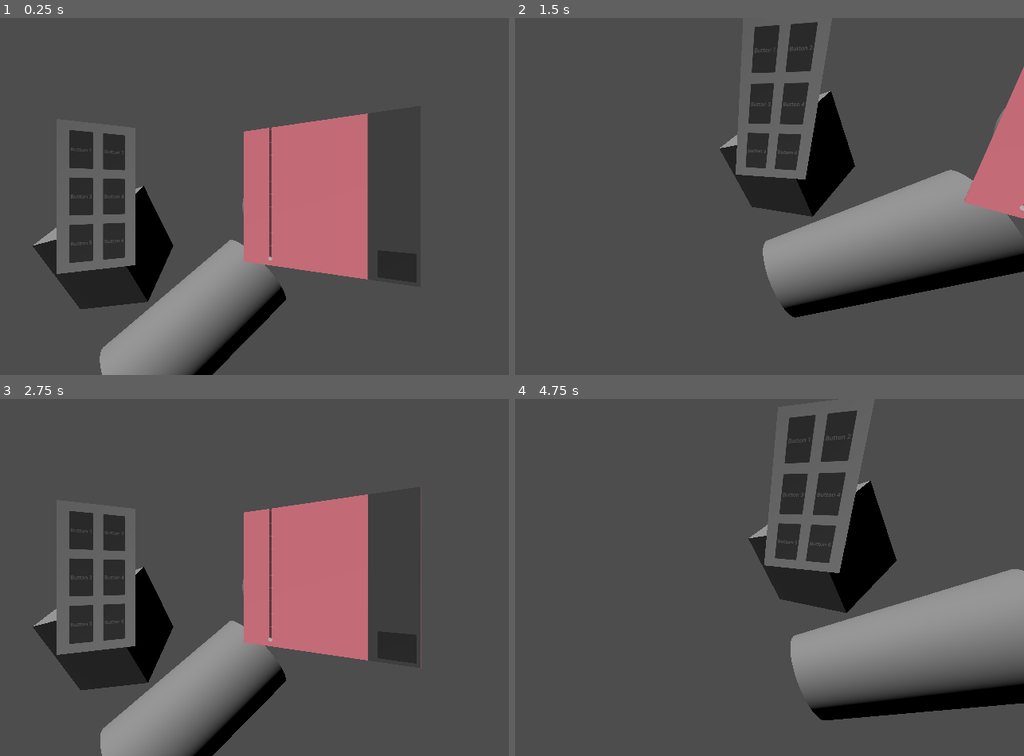
Above: before the commit, frames 1-4 (two rows, left to right).
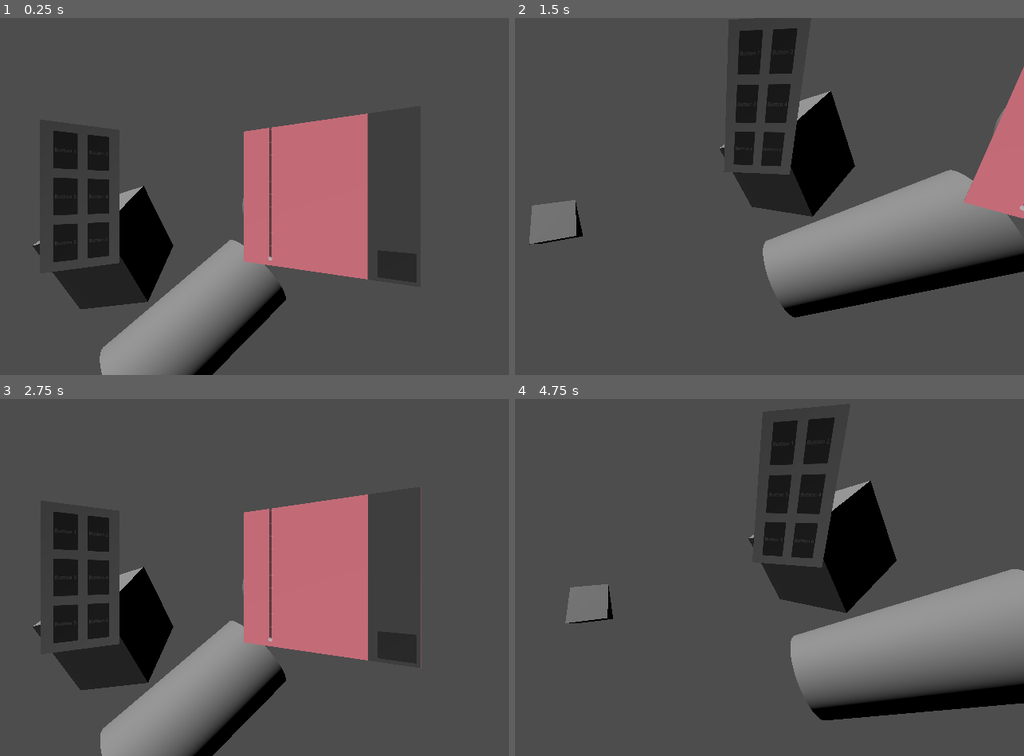
Above: after the commit, the same moments.

Repository: ATTOCORRECT/PianoVirus-ProjectFiles
Game: Godot game, scene res://Scenes/game.tscn
Two runs of this game, one before a commit and one after it. Both use one fixed random seed, a clock stepped at 60 frames per second and the inputs below.
Inputs (mouse positions are in pixels of both pictures, inside the frame that each line leads up to):
- Up to frame 1 (0.25 s): no input
- Up to frame 2 (1.5 s): tap Enter at 0.5 s; move the mouse to (845, 178) at 0.52 s; hold S (look_down) 0.53-1.28 s; click (845, 178) at 0.67 s; move the mouse to (576, 214) at 1.27 s; tap A (look_left) at 1.35 s; click (576, 214) at 1.42 s
- Up to frame 3 (2.75 s): move the mouse to (254, 498) at 2.02 s; hold D (look_right) from 2.03 s (still down); click (254, 498) at 2.17 s
- Up to frame 4 (4.75 s): move the mouse to (672, 648) at 2.77 s; release D (look_right) at 2.78 s; tap W (look_up) at 2.85 s; click (672, 648) at 2.92 s; tap Space at 3.5 s; move the mouse to (896, 631) at 3.52 s; hold S (look_down) 3.53-4.28 s; click (896, 631) at 3.67 s; move the mouse to (outside the picture) at 4.27 s; tap A (look_left) at 4.35 s; click (outside the picture) at 4.42 s

The runs differ from the first frame. In frame 1, 3.8% of the frame differs, in the area x 7-27%, y 28-72%; in frame 2, 5.0%; in frame 3, 3.8%; in frame 4, 5.2%, in the area x 9-68%, y 1-63%.

Commit message:
Animated Panels

Diff:
--- a/just_space_things_godot/Scenes/panel_1.tscn
+++ b/just_space_things_godot/Scenes/Panels/Panel T1/panel_1.tscn
@@ -1,7 +1,7 @@
 [gd_scene load_steps=3 format=3 uid="uid://dupcuybhbdxii"]
 
-[ext_resource type="PackedScene" uid="uid://6cr3iyntwfpf" path="res://Scenes/interactive.tscn" id="1_y7tre"]
-[ext_resource type="PackedScene" uid="uid://c0ouxo6t156h5" path="res://Scenes/test_panel.tscn" id="2_rceg3"]
+[ext_resource type="PackedScene" uid="uid://6cr3iyntwfpf" path="res://Scenes/Panels/Template/interactive_screen.tscn" id="1_y7tre"]
+[ext_resource type="PackedScene" uid="uid://c0ouxo6t156h5" path="res://Scenes/Panels/Panel T1/test_panel.tscn" id="2_rceg3"]
 
 [node name="Panel 1" type="Node3D"]
 
--- a/just_space_things_godot/Scenes/test_panel.tscn
+++ b/just_space_things_godot/Scenes/Panels/Panel T1/test_panel.tscn
@@ -1,8 +1,8 @@
 [gd_scene load_steps=2 format=3 uid="uid://c0ouxo6t156h5"]
 
-[ext_resource type="Script" path="res://Scenes/TestPanel.gd" id="1_7uoif"]
+[ext_resource type="Script" path="res://Scenes/Panels/Panel T1/TestPanel.gd" id="1_7uoif"]
 
-[node name="Test_Panel" type="Control"]
+[node name="Test Panel" type="Control"]
 layout_mode = 3
 anchor_right = 0.444
 anchor_bottom = 0.79
--- a/just_space_things_godot/Scenes/panel_2.tscn
+++ b/just_space_things_godot/Scenes/Panels/Panel T2/panel_2.tscn
@@ -1,7 +1,7 @@
 [gd_scene load_steps=3 format=3 uid="uid://bcqn1sjuldwm"]
 
-[ext_resource type="PackedScene" uid="uid://6cr3iyntwfpf" path="res://Scenes/interactive.tscn" id="1_211oc"]
-[ext_resource type="PackedScene" uid="uid://cnt2umgdl80jo" path="res://Scenes/test_panel_2.tscn" id="2_xq805"]
+[ext_resource type="PackedScene" uid="uid://6cr3iyntwfpf" path="res://Scenes/Panels/Template/interactive_screen.tscn" id="1_211oc"]
+[ext_resource type="PackedScene" uid="uid://cnt2umgdl80jo" path="res://Scenes/Panels/Panel T2/test_panel_2.tscn" id="2_xq805"]
 
 [node name="Panel 2" type="Node3D"]
 
--- a/just_space_things_godot/Scenes/test_panel_2.tscn
+++ b/just_space_things_godot/Scenes/Panels/Panel T2/test_panel_2.tscn
@@ -1,6 +1,6 @@
 [gd_scene load_steps=2 format=3 uid="uid://cnt2umgdl80jo"]
 
-[ext_resource type="Script" path="res://Scenes/test_panel_2.gd" id="1_tb6od"]
+[ext_resource type="Script" path="res://Scenes/Panels/Panel T2/test_panel_2.gd" id="1_tb6od"]
 
 [node name="Test Panel 2" type="Control"]
 layout_mode = 3
--- a/just_space_things_godot/Scenes/interactive.tscn
+++ b/just_space_things_godot/Scenes/Panels/Template/interactive_screen.tscn
@@ -1,6 +1,6 @@
 [gd_scene load_steps=5 format=3 uid="uid://6cr3iyntwfpf"]
 
-[ext_resource type="Script" path="res://Scenes/InteractionController.gd" id="1_a5q61"]
+[ext_resource type="Script" path="res://Scenes/Panels/Template/interactive_screen_controller.gd" id="1_5vuk8"]
 
 [sub_resource type="StandardMaterial3D" id="StandardMaterial3D_pt2g6"]
 resource_local_to_scene = true
@@ -12,8 +12,8 @@
 [sub_resource type="BoxShape3D" id="BoxShape3D_6dqh1"]
 size = Vector3(1, 1, 0.01)
 
-[node name="Interactive" type="Node3D"]
-script = ExtResource("1_a5q61")
+[node name="Interactive Screen" type="Node3D"]
+script = ExtResource("1_5vuk8")
 
 [node name="Display" type="MeshInstance3D" parent="."]
 mesh = SubResource("QuadMesh_g6cqb")
--- a/just_space_things_godot/Scenes/InteractionController.gd
+++ b/just_space_things_godot/Scenes/Panels/Template/interactive_screen_controller.gd
@@ -29,12 +29,6 @@
 	material.albedo_texture = viewport_texture
 
 	display.set_surface_override_material(0,material)
-
-	print_debug(material.is_local_to_scene())
-
-func _process(delta: float) -> void:
-	pass
-
 
 func _unhandled_input(event):
 	var is_mouse_event = false
@@ -99,8 +93,6 @@
 	rayparm.collide_with_bodies = false
 	rayparm.collide_with_areas = true
 
-	#print_debug(camera.project_ray_origin(event_position))
-
 	var result = dss.intersect_ray(rayparm)
 
 
--- a/just_space_things_godot/Scenes/game.tscn
+++ b/just_space_things_godot/Scenes/game.tscn
@@ -1,14 +1,98 @@
-[gd_scene load_steps=7 format=3 uid="uid://bcs17a4kflpae"]
+[gd_scene load_steps=12 format=3 uid="uid://bcs17a4kflpae"]
 
 [ext_resource type="PackedScene" uid="uid://deoqenkjkbrit" path="res://Scenes/Player/player.tscn" id="1_2w8ir"]
-[ext_resource type="PackedScene" uid="uid://dupcuybhbdxii" path="res://Scenes/panel_1.tscn" id="2_4udp5"]
-[ext_resource type="PackedScene" uid="uid://bcqn1sjuldwm" path="res://Scenes/panel_2.tscn" id="3_obg2p"]
+[ext_resource type="PackedScene" uid="uid://dupcuybhbdxii" path="res://Scenes/Panels/Panel T1/panel_1.tscn" id="2_4udp5"]
+[ext_resource type="PackedScene" uid="uid://bcqn1sjuldwm" path="res://Scenes/Panels/Panel T2/panel_2.tscn" id="3_obg2p"]
+[ext_resource type="PackedScene" uid="uid://cm1b0io6v1ino" path="res://interactive_button.tscn" id="4_536go"]
 
 [sub_resource type="CylinderMesh" id="CylinderMesh_wi0oe"]
 
 [sub_resource type="SphereMesh" id="SphereMesh_a7d6c"]
 
 [sub_resource type="BoxMesh" id="BoxMesh_7ssmf"]
+
+[sub_resource type="Animation" id="Animation_4ryi6"]
+resource_name = "Animate_panel_T1"
+loop_mode = 2
+
+[sub_resource type="Animation" id="Animation_qhgsx"]
+length = 0.001
+
+[sub_resource type="Animation" id="Animation_72r7u"]
+resource_name = "new_animation"
+tracks/0/type = "bezier"
+tracks/0/imported = false
+tracks/0/enabled = true
+tracks/0/path = NodePath(".:position:x")
+tracks/0/interp = 1
+tracks/0/loop_wrap = true
+tracks/0/keys = {
+"handle_modes": PackedInt32Array(0, 0),
+"points": PackedFloat32Array(-0.755469, -0.25, 0, 0.25, 0, -1.02543, -0.25, 0, 0.25, 0),
+"times": PackedFloat32Array(0, 1)
+}
+tracks/1/type = "bezier"
+tracks/1/imported = false
+tracks/1/enabled = true
+tracks/1/path = NodePath(".:position:y")
+tracks/1/interp = 1
+tracks/1/loop_wrap = true
+tracks/1/keys = {
+"handle_modes": PackedInt32Array(0, 0),
+"points": PackedFloat32Array(0, -0.25, 0, 0.25, 0, -0.448475, -0.25, 0, 0.25, 0),
+"times": PackedFloat32Array(0, 1)
+}
+tracks/2/type = "bezier"
+tracks/2/imported = false
+tracks/2/enabled = true
+tracks/2/path = NodePath(".:position:z")
+tracks/2/interp = 1
+tracks/2/loop_wrap = true
+tracks/2/keys = {
+"handle_modes": PackedInt32Array(0, 0),
+"points": PackedFloat32Array(-1.62817, -0.25, 0, 0.25, 0, -0.813447, -0.25, 0, 0.25, 0),
+"times": PackedFloat32Array(0, 1)
+}
+tracks/3/type = "bezier"
+tracks/3/imported = false
+tracks/3/enabled = true
+tracks/3/path = NodePath(".:rotation:x")
+tracks/3/interp = 1
+tracks/3/loop_wrap = true
+tracks/3/keys = {
+"handle_modes": PackedInt32Array(0, 0),
+"points": PackedFloat32Array(0, -0.25, 0, 0.25, 0, -0.476475, -0.25, 0, 0.25, 0),
+"times": PackedFloat32Array(0, 1)
+}
+tracks/4/type = "bezier"
+tracks/4/imported = false
+tracks/4/enabled = true
+tracks/4/path = NodePath(".:rotation:y")
+tracks/4/interp = 1
+tracks/4/loop_wrap = true
+tracks/4/keys = {
+"handle_modes": PackedInt32Array(0, 0),
+"points": PackedFloat32Array(0.493335, -0.25, 0, 0.25, 0, 0.949459, -0.25, 0, 0.25, 0),
+"times": PackedFloat32Array(0, 1)
+}
+tracks/5/type = "bezier"
+tracks/5/imported = false
+tracks/5/enabled = true
+tracks/5/path = NodePath(".:rotation:z")
+tracks/5/interp = 1
+tracks/5/loop_wrap = true
+tracks/5/keys = {
+"handle_modes": PackedInt32Array(0, 0),
+"points": PackedFloat32Array(0, -0.25, 0, 0.25, 0, 0, -0.25, 0, 0.25, 0),
+"times": PackedFloat32Array(0, 1)
+}
+
+[sub_resource type="AnimationLibrary" id="AnimationLibrary_25d7y"]
+_data = {
+"Animate_panel_T1": SubResource("Animation_4ryi6"),
+"RESET": SubResource("Animation_qhgsx"),
+"new_animation": SubResource("Animation_72r7u")
+}
 
 [node name="Game" type="Node3D"]
 
@@ -32,7 +116,15 @@
 transform = Transform3D(0.849634, 0.0360825, -0.526136, 0.470907, 0.397232, 0.787689, 0.23742, -0.917009, 0.32051, 0, 0, 0)
 
 [node name="Panel 1" parent="." instance=ExtResource("2_4udp5")]
-transform = Transform3D(0.921856, 0, 0.387532, 0, 1, 0, -0.387532, 0, 0.921856, -0.633806, 0, -1.59643)
+transform = Transform3D(0.880758, 0, 0.473566, 0, 1, 0, -0.473566, 0, 0.880758, -0.755469, 0, -1.62817)
+
+[node name="AnimationPlayer" type="AnimationPlayer" parent="Panel 1"]
+libraries = {
+"": SubResource("AnimationLibrary_25d7y")
+}
 
 [node name="Panel 2" parent="." instance=ExtResource("3_obg2p")]
 transform = Transform3D(0.860324, 0, -0.509747, 0, 1, 0, 0.509747, 0, 0.860324, 0.834692, 0, -1.53641)
+
+[node name="Interactive Button" parent="." instance=ExtResource("4_536go")]
+transform = Transform3D(0.5, 0, 0.866025, 0, 1, 0, -0.866025, 0, 0.5, -1.29771, -0.577002, -0.391513)
--- /dev/null
+++ b/just_space_things_godot/interactive_button.tscn
@@ -0,0 +1,23 @@
+[gd_scene load_steps=4 format=3 uid="uid://cm1b0io6v1ino"]
+
+[ext_resource type="Script" path="res://interactive_button_controller.gd" id="1_wejpb"]
+
+[sub_resource type="SphereShape3D" id="SphereShape3D_pkxdk"]
+radius = 0.2
+
+[sub_resource type="PrismMesh" id="PrismMesh_w6yer"]
+size = Vector3(0.2, 0.2, 0.2)
+
+[node name="Interactive Button" type="Node3D"]
+script = ExtResource("1_wejpb")
+
+[node name="Area3D" type="Area3D" parent="."]
+
+[node name="CollisionShape3D" type="CollisionShape3D" parent="Area3D"]
+shape = SubResource("SphereShape3D_pkxdk")
+
+[node name="MeshInstance3D" type="MeshInstance3D" parent="."]
+transform = Transform3D(-4.37114e-08, 0, -1, 0.5, 0.866025, -2.18557e-08, 0.866025, -0.5, -3.78552e-08, 0, 0, 0)
+mesh = SubResource("PrismMesh_w6yer")
+
+[connection signal="input_event" from="Area3D" to="." method="_on_area_3d_input_event"]
--- /dev/null
+++ b/just_space_things_godot/interactive_button_controller.gd
@@ -0,0 +1,26 @@
+extends Node3D
+
+var toggle = false
+
+# Called when the node enters the scene tree for the first time.
+func _ready() -> void:
+	pass # Replace with function body.
+
+
+# Called every frame. 'delta' is the elapsed time since the previous frame.
+func _process(delta: float) -> void:
+	pass
+
+
+func _on_area_3d_input_event(camera: Node, event: InputEvent, event_position: Vector3, normal: Vector3, shape_idx: int) -> void:
+	if event is not InputEventMouseButton:
+		return
+
+	if event.pressed == true:
+
+		if toggle:
+			toggle = false
+			$"../Panel 1/AnimationPlayer".play_backwards("new_animation")
+		else:
+			toggle = true
+			$"../Panel 1/AnimationPlayer".play("new_animation")
Renamed: just_space_things_godot/Scenes/TestPanel.gd -> just_space_things_godot/Scenes/Panels/Panel T1/TestPanel.gd
Renamed: just_space_things_godot/Scenes/test_panel_2.gd -> just_space_things_godot/Scenes/Panels/Panel T2/test_panel_2.gd
Renamed: just_space_things_godot/Scenes/Player/LookController2.gd -> just_space_things_godot/Scenes/Player/LookControllerOld.gd
